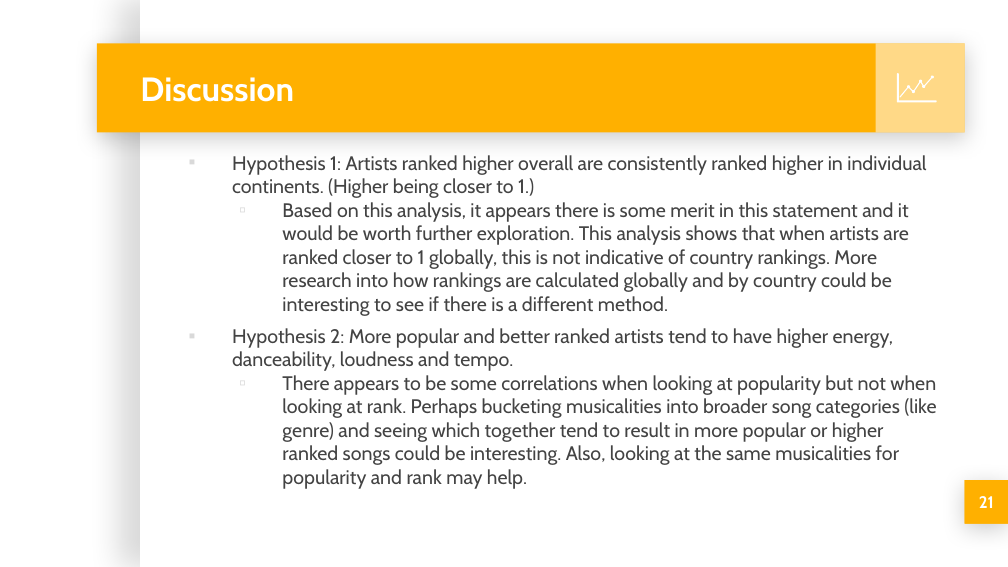
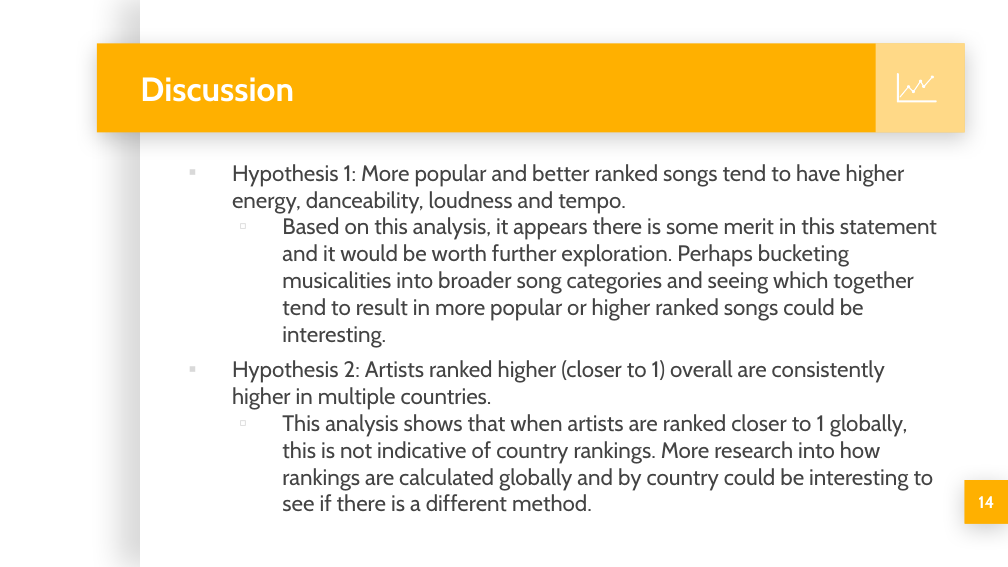
Before and after one commit to michellesimek/project_1, a slide deck: slide 14 of Project 1 PPT.pptx (slide 21 before the commit). Drawn at 1008x567 pixels with LibreOffice and Linux fonts; fonts in the diff are those of the drawing; background and template pictures are left out. Boxes give left, top, right and bottom in pixels: in the first picture for what was removed or moved away, otherwise in the second. Text is boxed around its words. In the diff, an @@ line names an element or a change of style, - is before the commit and + after.

Commit message:
Updated to fix typo.

```diff
--- a/Project 1 PPT.pptx
+++ b/Project 1 PPT.pptx
@@ text at [232, 164, 937, 512]: text changed; size 14 to 16 pt @@
-▪ Hypothesis 1: Artists ranked higher overall are consistently ranked higher in individual continents. (Higher being closer to 1.)
-  ▫ Based on this analysis, it appears there is some merit in this statement and it would be worth further exploration. This analysis shows that when artists are ranked closer to 1 globally, this is not indicative of country rankings. More research into how rankings are calculated globally and by country could be interesting to see if there is a different method.
-▪ Hypothesis 2: More popular and better ranked artists tend to have higher energy, danceability, loudness and tempo.
-  ▫ There appears to be some correlations when looking at popularity but not when looking at rank. Perhaps bucketing musicalities into broader song categories (like genre) and seeing which together tend to result in more popular or higher ranked songs could be interesting. Also, looking at the same musicalities for popularity and rank may help.
+▪ Hypothesis 1: More popular and better ranked songs tend to have higher energy, danceability, loudness and tempo.
+  ▫ Based on this analysis, it appears there is some merit in this statement and it would be worth further exploration. Perhaps bucketing musicalities into broader song categories and seeing which together tend to result in more popular or higher ranked songs could be interesting.
+▪ Hypothesis 2: Artists ranked higher (closer to 1) overall are consistently higher in multiple countries.
+  ▫ This analysis shows that when artists are ranked closer to 1 globally, this is not indicative of country rankings. More research into how rankings are calculated globally and by country could be interesting to see if there is a different method.
@@ page number at [978, 496, 994, 508]: text changed @@
-21
+14
```
Also in this commit, not shown: 9 other slides changed, 8 slides removed.
